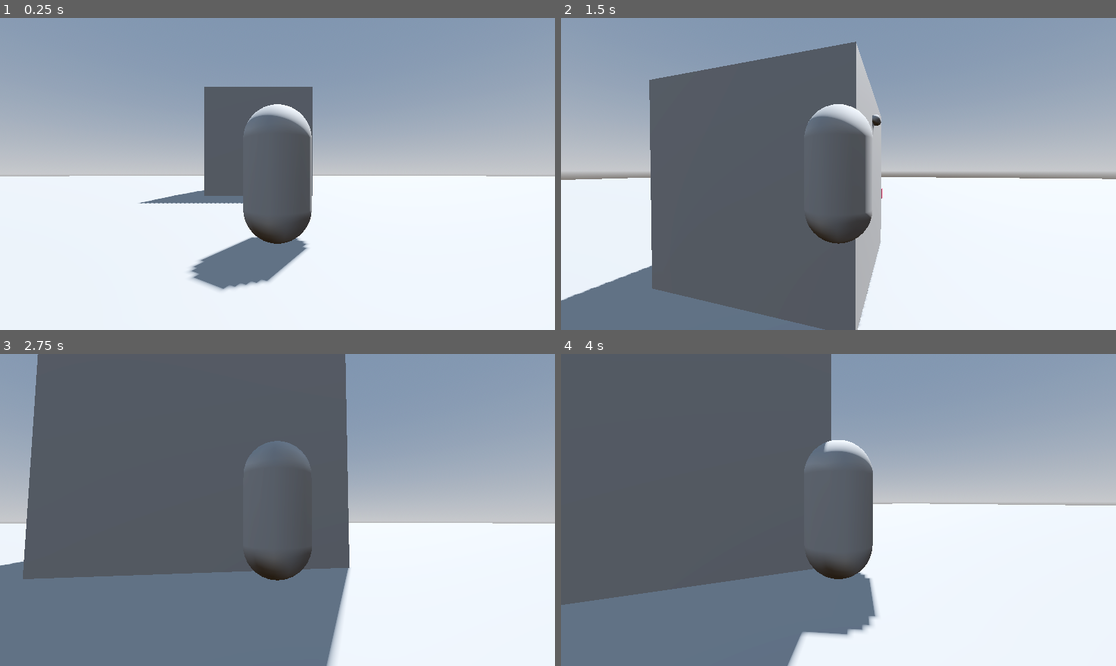
Above: before the commit, frames 1-4 (two rows, left to right).
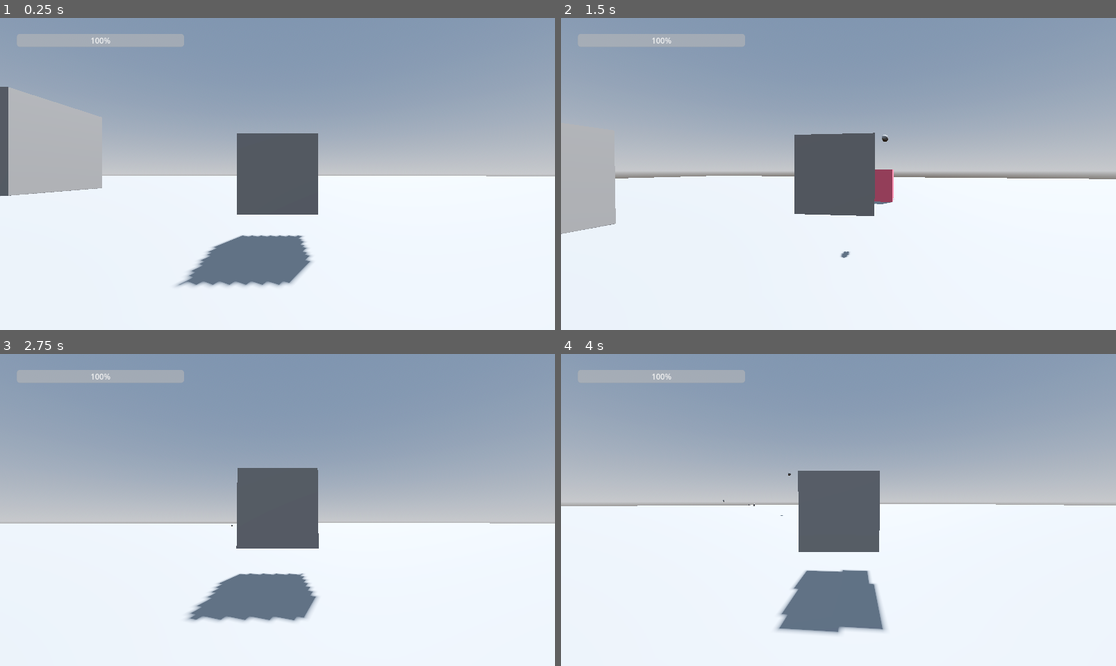
Above: after the commit, the same moments.

Repository: jalvarez2016/Godot3dExample
Game: Godot game, scene res://world.tscn
Same seed, same stepped clock (60 frames per second), same inputs: the game is played once before the commit and once after it. The project has no main scene, so this scene is started directly.
Inputs (mouse positions are in pixels of both pictures, inside the frame that each line leads up to):
- Up to frame 1 (0.25 s): no input
- Up to frame 2 (1.5 s): tap Enter at 0.5 s; move the mouse to (866, 174) at 0.52 s; hold W (forward) from 0.53 s (still down); tap E (shoot) at 0.6, 1.35 s; tap Space (jump) at 0.77 s; move the mouse to (810, 174) at 1.27 s
- Up to frame 3 (2.75 s): keep holding W (forward); tap Space (jump) at 1.52 s; move the mouse to (288, 503) at 2.02 s; tap E (shoot) at 2.1 s
- Up to frame 4 (4 s): keep holding W (forward); move the mouse to (832, 516) at 2.77 s; tap E (shoot) at 2.85, 3.6 s; tap Space (jump) at 3.02, 3.77 s; move the mouse to (877, 513) at 3.52 s

The runs differ from the first frame. In frame 1, 9.5% of the frame differs, in the area x 0-58%, y 5-88%; in frame 2, 37%; in frame 3, 53%, in the area x 0-89%, y 0-100%; in frame 4, 47%.

Commit message:
finish basic3d

Diff:
--- a/Player.gd
+++ b/Player.gd
@@ -3,21 +3,22 @@
 @export var gravity := 50.0
 @export var speed := 8.0
 @export var jump_force := 20.0
+@export var health := 10
 
 @onready var spring_arm: SpringArm3D = $SpringArm3D
 @onready var mesh : MeshInstance3D = $MeshInstance3D
 
 var angular_acceleration := 7
-# Called when the node enters the scene tree for the first time.
-func _ready():
-	pass # Replace with function body.
-
+var isAlive := true
 
 # Called every frame. 'delta' is the elapsed time since the previous frame.
 func _process(delta: float):
 	# Add the gravity.
 	if not is_on_floor():
 		velocity.y -= gravity * delta
+
+	if !isAlive:
+		return
 
 	if is_on_floor() and Input.is_action_pressed("jump"):
 		velocity.y = jump_force
@@ -35,3 +36,16 @@
 		velocity.z = move_toward(velocity.z, 0, speed)
 
 	move_and_slide()
+
+
+func _on_area_3d_body_entered(body):
+	if body.is_in_group('enemy'):
+		health -= 1
+		$ProgressBar.value = health * 10
+		if (health <= 0):
+			isAlive = false
+			$GameOverScreen.visible = true
+		#To prevent the enemy from sticking to the player and colliding we can push the player out of range
+		velocity = body.linear_velocity * 15
+		velocity.y = 0
+		move_and_slide()
--- a/PlayerAim.gd
+++ b/PlayerAim.gd
@@ -11,7 +11,6 @@
 func _process(_delta):
 	var root = get_tree().get_root().get_node("World")
 	if Input.is_action_just_pressed("shoot"):
-		print("shoot")
 		var object_instance = object_class.instantiate()
 		object_instance.position = shoot_position.global_position
 		object_instance.rotation.y = $"../../MeshInstance3D".rotation.y
--- a/ball.tscn
+++ b/ball.tscn
@@ -6,17 +6,27 @@
 radius = 0.125
 height = 0.5
 
-[sub_resource type="SphereShape3D" id="SphereShape3D_gho18"]
+[sub_resource type="CapsuleShape3D" id="CapsuleShape3D_xsp5r"]
+radius = 0.187471
+height = 0.543592
 
 [node name="Ball" type="RigidBody3D"]
 collision_layer = 4
 collision_mask = 7
-gravity_scale = 0.0
+mass = 18.14
 script = ExtResource("1_s12fn")
+initialForce = 50.0
 
 [node name="MeshInstance3D" type="MeshInstance3D" parent="."]
 transform = Transform3D(1, 0, 0, 0, -4.37114e-08, -1, 0, 1, -4.37114e-08, 0, 0, 0)
 mesh = SubResource("CapsuleMesh_6qmwl")
 
 [node name="CollisionShape3D" type="CollisionShape3D" parent="."]
-shape = SubResource("SphereShape3D_gho18")
+transform = Transform3D(1, 0, 0, 0, -4.37114e-08, -1, 0, 1, -4.37114e-08, 0, 0, 0)
+shape = SubResource("CapsuleShape3D_xsp5r")
+
+[node name="Area3D" type="Area3D" parent="." groups=["bullet"]]
+
+[node name="CollisionShape3D" type="CollisionShape3D" parent="Area3D"]
+transform = Transform3D(1, 0, 0, 0, -4.37114e-08, -1, 0, 1, -4.37114e-08, 0, 0, 0)
+shape = SubResource("CapsuleShape3D_xsp5r")
--- a/bullet.gd
+++ b/bullet.gd
@@ -1,7 +1,6 @@
 extends RigidBody3D
 
-var speed := 10.0
-# Called every frame. 'delta' is the elapsed time since the previous frame.
-func _process(delta):
-	position += global_transform.basis.z * speed * delta;
-	pass
+@export var initialForce = 100.00
+
+func _ready():
+	apply_central_impulse(global_transform.basis.z * initialForce)
--- a/enemy.gd
+++ b/enemy.gd
@@ -1,13 +1,15 @@
 extends RigidBody3D
 
-const SPEED = 10.0
+const SPEED = 100.0
 var player_detected = false
 var player = null
 
-func _physics_process(delta):
+@export var health := 1
+
+func _physics_process(_delta):
 	if player_detected:
 		var move_direction = (player.global_position - global_position).normalized();
-		apply_force(move_direction * SPEED)
+		apply_central_force(move_direction * SPEED)
 
 func _on_area_3d_body_entered(body):
 	if body.is_in_group("player"):
@@ -19,3 +21,10 @@
 	if body.is_in_group("player"):
 		player = null
 		player_detected = false
+
+
+func _on_bullet_hit(body):
+	if body.is_in_group("bullet"):
+		health -= 1
+		if health <= 0:
+			queue_free()
--- a/enemy.tscn
+++ b/enemy.tscn
@@ -1,18 +1,23 @@
-[gd_scene load_steps=6 format=3 uid="uid://tqrdsqffkg8c"]
+[gd_scene load_steps=7 format=3 uid="uid://tqrdsqffkg8c"]
 
 [ext_resource type="Script" path="res://enemy.gd" id="1_ywv80"]
 
 [sub_resource type="BoxMesh" id="BoxMesh_edbg8"]
+size = Vector3(3, 3, 3)
 
 [sub_resource type="StandardMaterial3D" id="StandardMaterial3D_hoceh"]
 albedo_color = Color(0.968627, 0.431373, 0.533333, 1)
 
 [sub_resource type="BoxShape3D" id="BoxShape3D_rehtc"]
+size = Vector3(3, 3, 3)
 
 [sub_resource type="SphereShape3D" id="SphereShape3D_uw042"]
 radius = 8.0
 
-[node name="Enemy" type="RigidBody3D"]
+[sub_resource type="BoxShape3D" id="BoxShape3D_adddy"]
+size = Vector3(5, 5, 5)
+
+[node name="Enemy" type="RigidBody3D" groups=["enemy"]]
 collision_mask = 3
 script = ExtResource("1_ywv80")
 
@@ -23,10 +28,17 @@
 [node name="CollisionShape3D" type="CollisionShape3D" parent="." groups=["enemy"]]
 shape = SubResource("BoxShape3D_rehtc")
 
-[node name="Area3D" type="Area3D" parent="."]
+[node name="PlayerDetect" type="Area3D" parent="."]
 
-[node name="CollisionShape3D" type="CollisionShape3D" parent="Area3D"]
+[node name="CollisionShape3D" type="CollisionShape3D" parent="PlayerDetect"]
 shape = SubResource("SphereShape3D_uw042")
 
-[connection signal="body_entered" from="Area3D" to="." method="_on_area_3d_body_entered"]
-[connection signal="body_exited" from="Area3D" to="." method="_on_area_3d_body_exited"]
+[node name="BulletHit" type="Area3D" parent="."]
+priority = 1
+
+[node name="CollisionShape3D" type="CollisionShape3D" parent="BulletHit"]
+shape = SubResource("BoxShape3D_adddy")
+
+[connection signal="body_entered" from="PlayerDetect" to="." method="_on_area_3d_body_entered"]
+[connection signal="body_exited" from="PlayerDetect" to="." method="_on_area_3d_body_exited"]
+[connection signal="area_entered" from="BulletHit" to="." method="_on_bullet_hit"]
--- a/player.tscn
+++ b/player.tscn
@@ -6,7 +6,7 @@
 
 [sub_resource type="CapsuleShape3D" id="CapsuleShape3D_pa14f"]
 
-[sub_resource type="CapsuleMesh" id="CapsuleMesh_8nw8w"]
+[sub_resource type="BoxMesh" id="BoxMesh_4edsr"]
 
 [node name="Player" type="CharacterBody3D" groups=["player"]]
 collision_mask = 7
@@ -16,7 +16,7 @@
 shape = SubResource("CapsuleShape3D_pa14f")
 
 [node name="MeshInstance3D" type="MeshInstance3D" parent="."]
-mesh = SubResource("CapsuleMesh_8nw8w")
+mesh = SubResource("BoxMesh_4edsr")
 
 [node name="Marker3D" type="Marker3D" parent="MeshInstance3D"]
 transform = Transform3D(1, 0, 0, 0, 1, 0, 0, 0, 1, 0, 0, 1.72322)
@@ -29,3 +29,31 @@
 [node name="Camera3D" type="Camera3D" parent="SpringArm3D"]
 current = true
 script = ExtResource("3_s8sac")
+
+[node name="Area3D" type="Area3D" parent="."]
+
+[node name="CollisionShape3D" type="CollisionShape3D" parent="Area3D"]
+shape = SubResource("CapsuleShape3D_pa14f")
+
+[node name="GameOverScreen" type="Panel" parent="."]
+visible = false
+offset_right = 1152.0
+offset_bottom = 640.0
+
+[node name="RichTextLabel" type="RichTextLabel" parent="GameOverScreen"]
+layout_mode = 0
+offset_left = 528.0
+offset_top = 320.0
+offset_right = 624.0
+offset_bottom = 344.0
+text = "GAME OVER"
+
+[node name="ProgressBar" type="ProgressBar" parent="."]
+offset_left = 35.0
+offset_top = 33.0
+offset_right = 382.0
+offset_bottom = 60.0
+step = 10.0
+value = 100.0
+
+[connection signal="body_entered" from="Area3D" to="." method="_on_area_3d_body_entered"]
--- a/project.godot
+++ b/project.godot
@@ -11,6 +11,7 @@
 [application]
 
 config/name="3d-basic"
+config/tags=PackedStringArray("tutorial")
 config/features=PackedStringArray("4.2", "Forward Plus")
 config/icon="res://icon.svg"
 
--- a/world.tscn
+++ b/world.tscn
@@ -51,11 +51,11 @@
 shape = SubResource("ConcavePolygonShape3D_h068n")
 
 [node name="MeshInstance3D" type="MeshInstance3D" parent="MeshInstance3D"]
-transform = Transform3D(1, 0, 0, 0, 1, 0, 0, 0, 1, -1, 2.5, -9)
+transform = Transform3D(1, 0, 0, 0, 1, 0, 0, 0, 1, -15, 2.5, -9)
 mesh = SubResource("BoxMesh_uyu1t")
 
 [node name="StaticBody3D" type="StaticBody3D" parent="MeshInstance3D/MeshInstance3D"]
-collision_layer = 4
+collision_layer = 7
 collision_mask = 3
 
 [node name="CollisionShape3D" type="CollisionShape3D" parent="MeshInstance3D/MeshInstance3D/StaticBody3D"]
@@ -64,4 +64,4 @@
 [node name="Enemies" type="Node3D" parent="."]
 
 [node name="Enemy" parent="Enemies" instance=ExtResource("2_lhq5t")]
-transform = Transform3D(1, 0, 0, 0, 1, 0, 0, 0, 1, 0, 1, -25)
+transform = Transform3D(1, 0, 0, 0, 1, 0, 0, 0, 1, 0, 3, -25)
